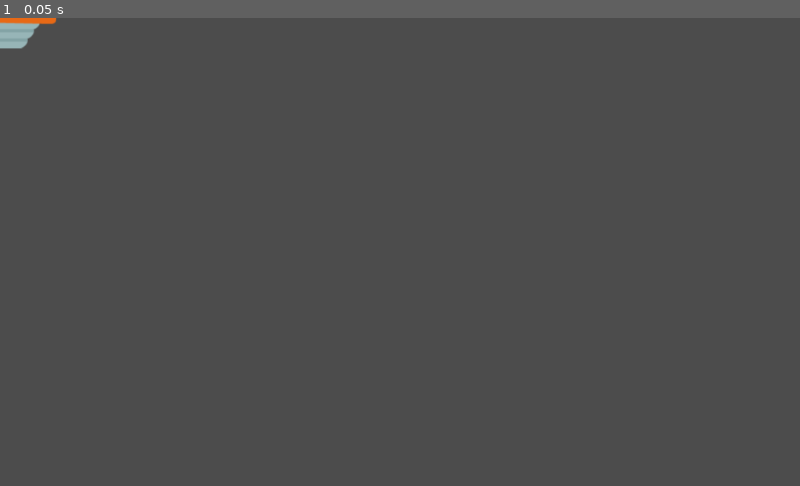
Above: before the commit, frame 1.
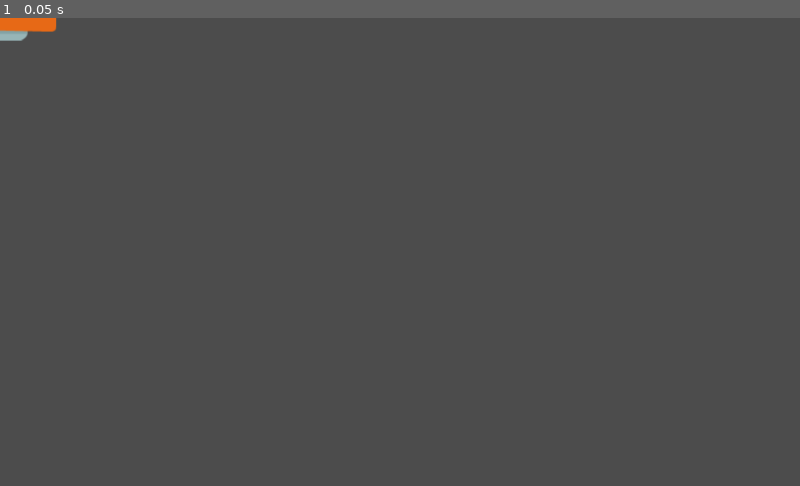
Above: after the commit, the same moment.

Repository: KennedyMungai/SimplePlatformer
Game: Godot game, scene res://Scenes/JumpPad.tscn
The game is run twice, just before and just after one commit, with the same random seed, the same clock (stepped at 60 frames per second) and the same inputs. This scene is started directly instead of the project's main scene.
Inputs:
- Up to frame 1 (0.05 s): no input

The runs differ from the first frame. In frame 1, 0.2% of the frame differs, in the area x 0-8%, y 0-7%.

Commit message:
Created the boost animation for the spring

Diff:
--- a/Scenes/JumpPad.tscn
+++ b/Scenes/JumpPad.tscn
@@ -1,11 +1,17 @@
-[gd_scene load_steps=6 format=2]
+[gd_scene load_steps=7 format=2]
 
 [ext_resource path="res://GFX/Items/spring_in.png" type="Texture" id=1]
 [ext_resource path="res://GFX/Items/spring.png" type="Texture" id=2]
 [ext_resource path="res://Scripts/JumpPad.gd" type="Script" id=3]
+[ext_resource path="res://GFX/Items/spring_out.png" type="Texture" id=4]
 
 [sub_resource type="SpriteFrames" id=1]
 animations = [ {
+"frames": [ ExtResource( 1 ), ExtResource( 4 ) ],
+"loop": true,
+"name": "boost",
+"speed": 5.0
+}, {
 "frames": [ ExtResource( 2 ), ExtResource( 1 ) ],
 "loop": true,
 "name": "default",
@@ -20,6 +26,7 @@
 
 [node name="AnimatedSprite" type="AnimatedSprite" parent="."]
 frames = SubResource( 1 )
+animation = "boost"
 
 [node name="CollisionShape2D" type="CollisionShape2D" parent="."]
 position = Vector2( 1.5, 1 )
